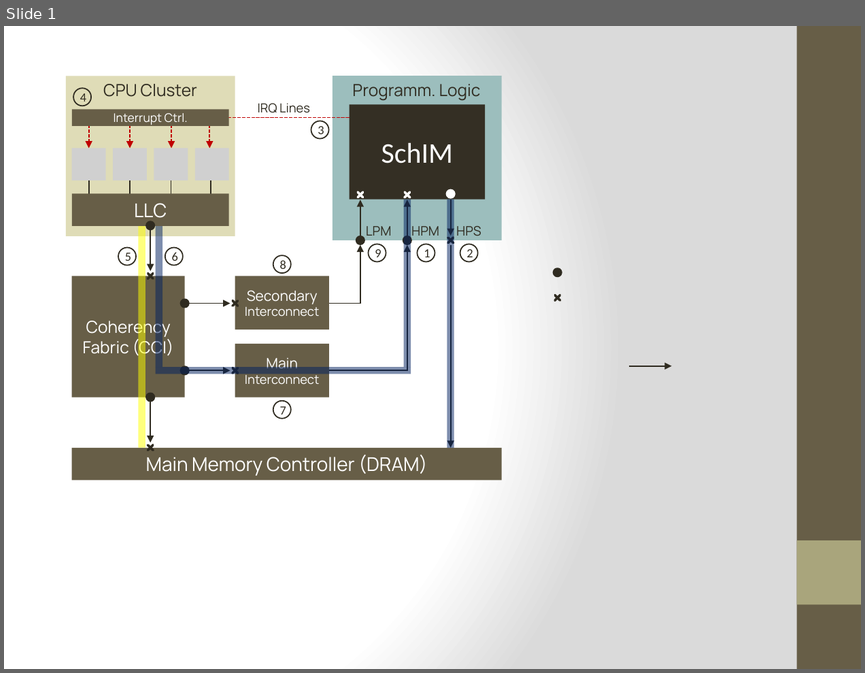
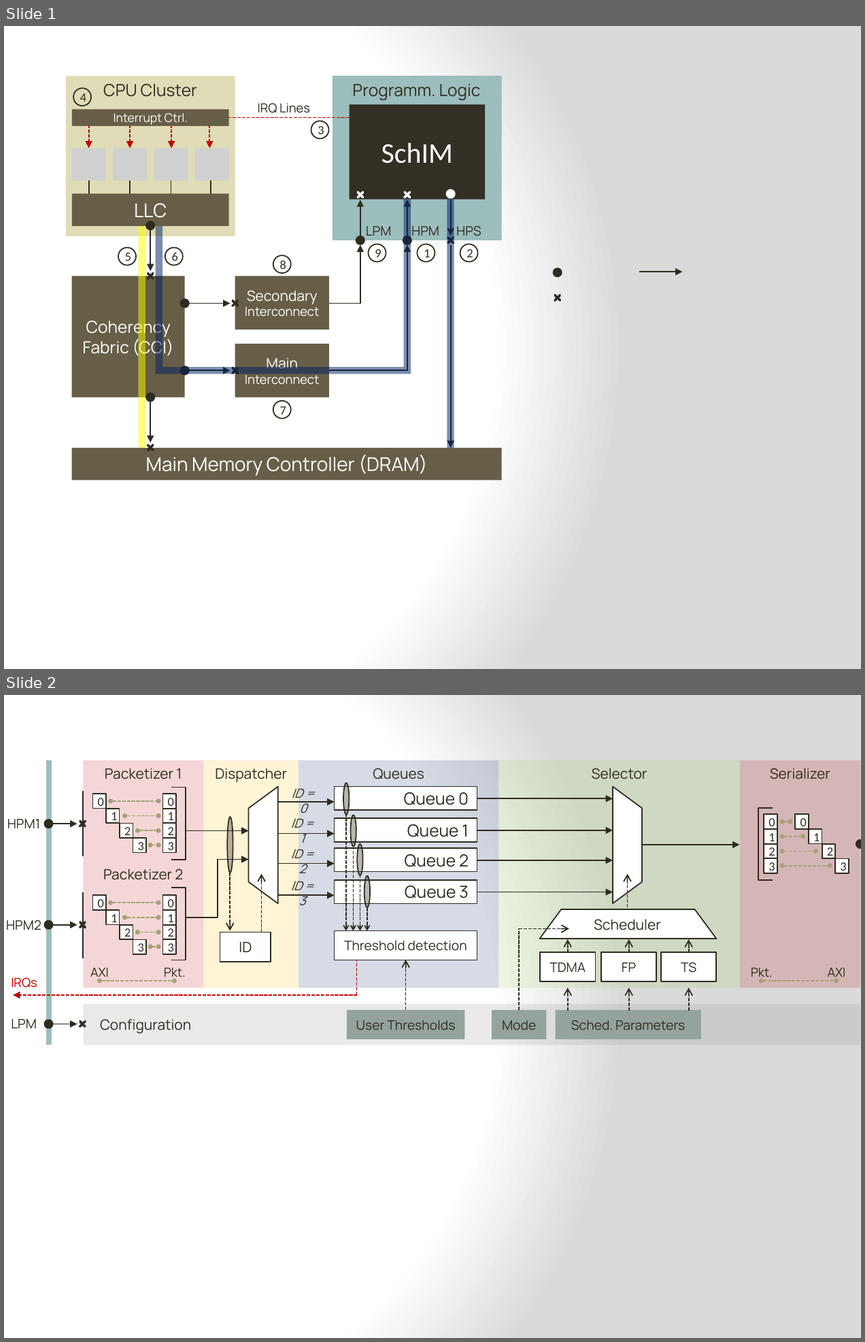
Before and after one commit to denishoornaert/MemorEDF, a slide deck: tex/images/vect_figs.pptx. Shown one above the other, each under a label of ours: slide 1 before the commit, slides 1 and 2 after it. The pictures are 865x673 and 865x1342 pixels, drawn with LibreOffice and Linux fonts; fonts in the diff are those of the drawing; grey boxes stand for pictures. Boxes give left, top, right and bottom in pixels: in the first picture for what was removed or moved away, otherwise in the second. Text is boxed around its words. In the diff, an @@ line names an element or a change of style, - is before the commit and + after.

```diff
--- a/tex/images/vect_figs.pptx
+++ b/tex/images/vect_figs.pptx
@@ slide 2 added at <box>4,695,861,1338</box>, background gradient #FFFFFF to #DADADA @@
@@ group added at <box>6,760,861,1045</box>: 42 rectangles, 31 arrows, 20 texts, 14 double arrows, 9 ellipses, 7 lines, 3 pluses, 3 right brackets, 3 trapezoids @@
+HPM1
+HPM2
+0
+1
+2
+3
+0
+1
+2
+3
+0
+1
+2
+3
+0
+1
+2
+3
+Packetizer 1
+Packetizer 2
+AXI
+Pkt.
+LPM
+Dispatcher
+ID
+Queue 0
+Queue 3
+Queue 1
+Queue 2
+ID = 0
+ID = 1
+ID = 2
+ID = 3
+Queues
+Selector
+Threshold detection
+IRQs
+Configuration
+User Thresholds
+Mode
+Sched. Parameters
+TDMA
+FP
+TS
+Scheduler
+Serializer
+0
+1
+2
+3
+0
+1
+2
+3
+Pkt.
+AXI
@@ slide 1 changed as well @@
@@ rectangle removed at <box>797,26,861,669</box> @@
@@ arrow moved from (672, 366) - (629, 366) to (683, 272) - (640, 272) @@
@@ rectangle removed at <box>797,540,861,604</box> @@
```
Also in this commit, not shown: 2 other files.
